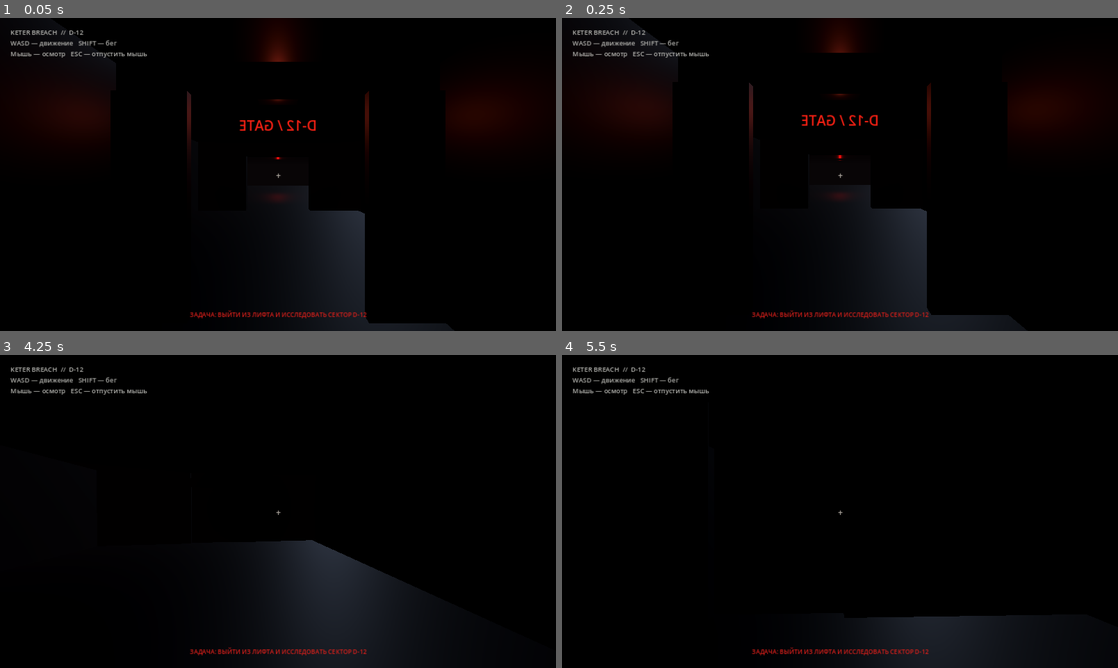
Above: before the commit, frames 1-4 (two rows, left to right).
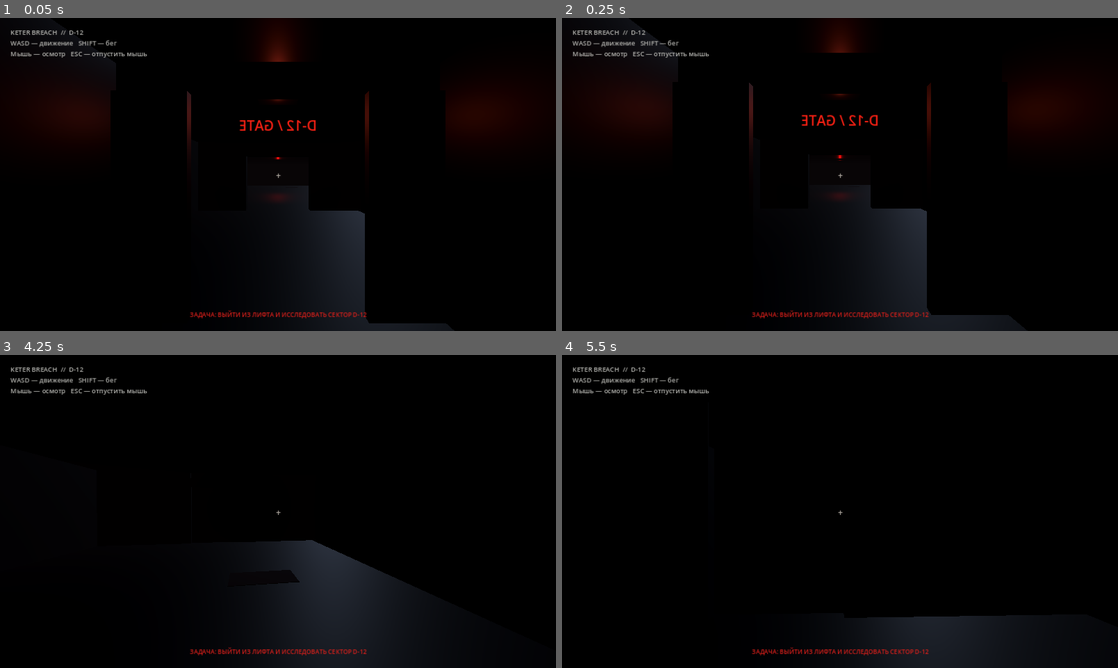
Above: after the commit, the same moments.

Repository: Keter-Breach/keter-breach.ru
Game: Godot game, scene res://scenes/main.tscn
Two runs of this game, one before a commit and one after it. Both use one fixed random seed, a clock stepped at 60 frames per second and the inputs below.
Inputs (mouse positions are in pixels of both pictures, inside the frame that each line leads up to):
- Up to frame 1 (0.05 s): no input
- Up to frame 2 (0.25 s): no input
- Up to frame 3 (4.25 s): tap Enter at 0.5 s; move the mouse to (305, 511) at 0.52 s; hold Shift (sprint) 0.53-1.28 s; hold W (move_forward) from 0.53 s (still down); move the mouse to (250, 511) at 1.27 s; tap Shift (sprint) at 1.35, 2.85 s; move the mouse to (289, 505) at 2.02 s; hold Shift (sprint) 2.03-2.78 s; move the mouse to (272, 517) at 2.77 s; move the mouse to (316, 514) at 3.52 s; hold Shift (sprint) from 3.53 s (still down)
- Up to frame 4 (5.5 s): keep holding W (move_forward); move the mouse to (795, 508) at 4.27 s; release Shift (sprint) at 4.28 s; tap Shift (sprint) at 4.35 s; move the mouse to (845, 511) at 5.02 s; hold Shift (sprint) from 5.03 s (still down)

The runs differ from the first frame. In frame 3, less than 0.1% of the frame differs, in the area x 48-54%, y 68-74%; in frame 4, nothing differs.

Commit message:
Expand D-12 props with lab tanks, bunks and containment cells

Diff:
--- a/godot-prototype/scripts/facility_layout.gd
+++ b/godot-prototype/scripts/facility_layout.gd
@@ -143,6 +143,34 @@
  _wall_line("z",83,16,36,[[24,28]])
  _wall_line("x",36,61,83)
 
+func _cylinder(n: String,radius: float,height: float,p: Vector3,m: Material,solid: bool=true) -> Node3D:
+ var node: Node3D
+ var mesh:=CylinderMesh.new()
+ mesh.top_radius=radius
+ mesh.bottom_radius=radius
+ mesh.height=height
+ if solid:
+  node=StaticBody3D.new()
+  var cs:=CollisionShape3D.new()
+  var shape:=CylinderShape3D.new()
+  shape.radius=radius
+  shape.height=height
+  cs.shape=shape
+  node.add_child(cs)
+  var visual:=MeshInstance3D.new()
+  visual.mesh=mesh
+  visual.material_override=m
+  node.add_child(visual)
+ else:
+  node=MeshInstance3D.new()
+  var visual:=node as MeshInstance3D
+  visual.mesh=mesh
+  visual.material_override=m
+ node.name=n
+ node.position=p
+ add_child(node)
+ return node
+
 func _table(p: Vector3) -> void:
  _box("Table top",Vector3(2.4,0.1,1.2),p+Vector3(0,0.75,0),metal_mat)
  for dx in [-1.1,1.1]:
@@ -181,6 +209,35 @@
  _box("L2 security door",Vector3(2,2.8,0.2),Vector3(0,1.4,60),door_mat)
  _box("Surface exit door",Vector3(2,2.8,0.2),Vector3(0,1.4,80),door_mat)
 
+ # D-class bunks and a spare battery from the original coordinates.
+ for z in [-7.0, -4.0, -1.0]:
+  _box("D-class bunk", Vector3(0.9,1.6,2.0), Vector3(-13,0.8,z), metal_mat)
+  _box("Bunk mattress", Vector3(0.8,0.12,1.8), Vector3(-13,1.66,z), _mat(Color(0.28,0.19,0.13)), false)
+ _table(Vector3(-8,0,-7))
+ _box("D-class spare battery", Vector3(0.22,0.28,0.16), Vector3(-6,0.3,-2), _mat(Color(0.1,0.55,0.3)), false)
+ # Laboratory benches and sample tanks.
+ for z in [30.0,36.0]:
+  _box("Lab workbench", Vector3(3,0.9,1), Vector3(8.5,0.45,z), metal_mat)
+ for z in [29.0,33.0,37.0]:
+  _cylinder("Sample tank",0.65,2.5,Vector3(13.8,1.25,z),_mat(Color(0.18,0.25,0.23),0.45,0.3))
+  _cylinder("Sample fluid",0.5,2.2,Vector3(13.8,1.25,z),_mat(Color(0.07,0.24,0.16),0.2,0.25),false)
+  _box("Anomalous sample",Vector3(0.36,0.36,0.36),Vector3(13.8,1.2,z),red_mat,false)
+ # Security post, containment partitions and status lights.
+ for i in range(6):
+  _box("Security locker",Vector3(0.6,2,0.9),Vector3(-13.5,1,64+i*1.1),metal_mat)
+ _table(Vector3(-9,0,75))
+ _box("Camera monitor",Vector3(0.45,0.28,0.04),Vector3(-9,1.3,74.55),_mat(Color(0.02,0.12,0.09)),false)
+ _box("Camera monitor red",Vector3(0.45,0.28,0.04),Vector3(-8.2,1.3,74.55),red_mat,false)
+ for p in [Vector3(-5,1.6,48),Vector3(5,1.6,48),Vector3(-5,1.6,56),Vector3(5,1.6,56)]:
+  _box("Containment column",Vector3(1,3.2,1),p,wall_mat)
+ for side in [-1.0,1.0]:
+  for z in [46.5,51.5,57.0]:
+   _box("Containment partition",Vector3(0.1,2.8,4.2),Vector3(side*11,1.4,z),_mat(Color(0.18,0.22,0.22),0.35,0.24))
+  _box("Sealed anomaly container",Vector3(1.2,2.2,1.2),Vector3(side*14.2,1.1,56.0 if side<0 else 51.5),_mat(Color(0.045,0.05,0.055),0.35,0.48))
+  _box("Containment status light",Vector3(0.06,0.06,0.06),Vector3(side*13.58,1.7,56.0 if side<0 else 51.5),red_mat,false)
+ for p in [Vector3(-1.75,0.018,18.6),Vector3(1.65,0.018,47.2),Vector3(-2.15,0.018,56.8),Vector3(1.8,0.018,66.1)]:
+  _box("Dried blood trace",Vector3(1.5,0.012,0.85),p,_mat(Color(0.12,0.012,0.016),0.0,0.98),false)
+
 func _build_lights() -> void:
  _add_light(Vector3(0,2.8,-4),Color(0.9,0.3,0.2),0.65,7)
  _add_light(Vector3(0,2.8,13),Color(0.85,0.035,0.025),0.85,10)
